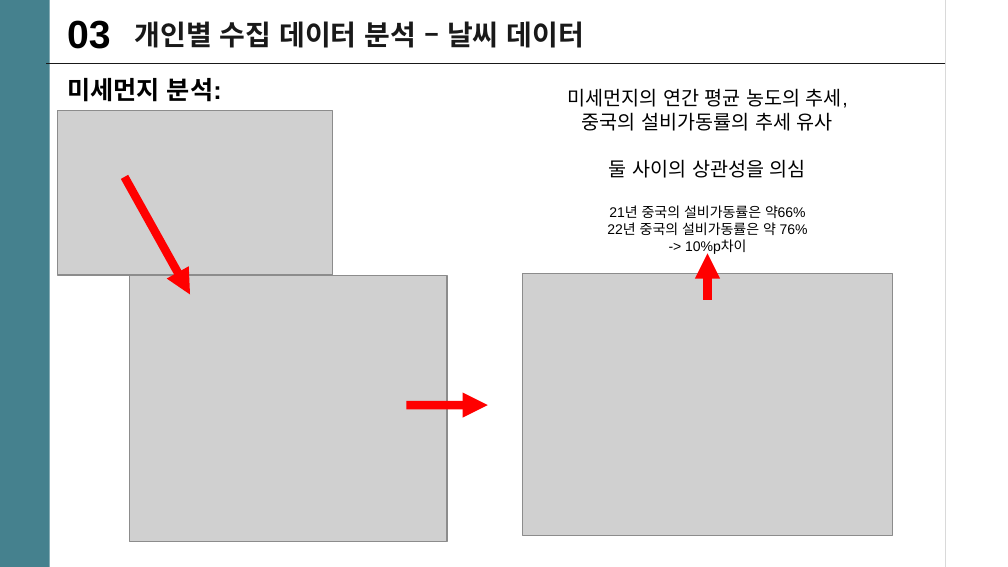
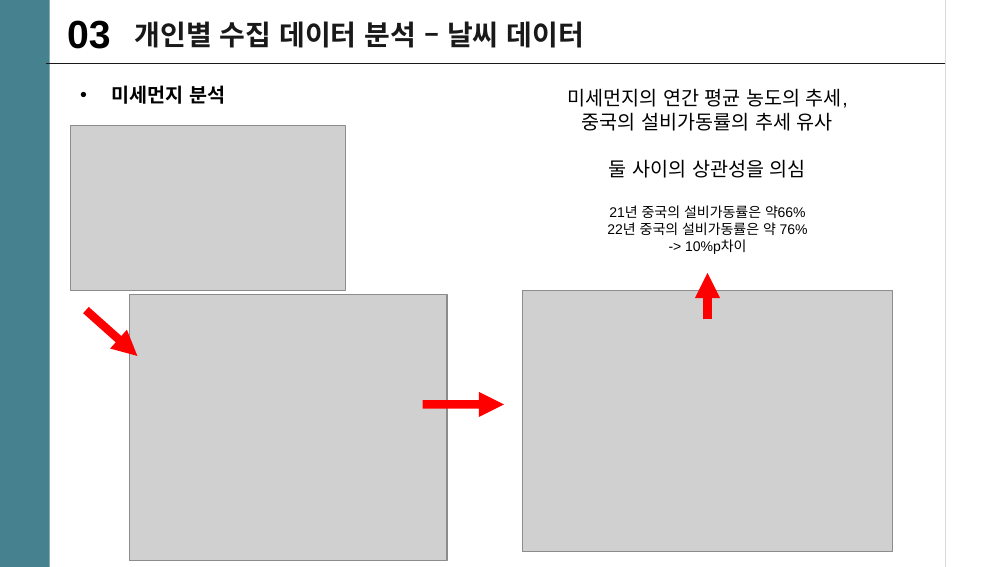
Before and after one commit to mini-project-y/1st_mini_project, a slide deck: slide 19 of Mook/PJT_유현수_수정본.pptx (slide 24 before the commit). Drawn at 1008x567 pixels with LibreOffice and Linux fonts; fonts in the diff are those of the drawing; grey boxes stand for pictures. Boxes give left, top, right and bottom in pixels: in the first picture for what was removed or moved away, otherwise in the second. Text is boxed around its words. In the diff, an @@ line names an element or a change of style, - is before the commit and + after.

```diff
--- a/Mook/PJT_유현수_수정본.pptx
+++ b/Mook/PJT_유현수_수정본.pptx
@@ text at (112, 85, 225, 104): text changed; size 18 to 14 pt @@
-미세먼지 분석:
+• 미세먼지 분석
@@ picture: place and size @@
-picture at (57, 110, 333, 275)
+picture at (71, 126, 346, 291)
@@ picture: place and size @@
-picture at (129, 275, 447, 541)
+picture at (129, 294, 447, 560)
@@ picture: place and size @@
-picture at (523, 274, 892, 535)
+picture at (523, 290, 892, 551)
@@ arrow moved from (708, 299) - (708, 253) to (708, 320) - (708, 273) @@
@@ arrow moved from (125, 176) - (191, 294) to (86, 310) - (137, 356) @@
@@ arrow moved from (406, 405) - (488, 405) to (422, 404) - (504, 404) @@
```
Also in this commit, not shown: 14 other slides changed, 6 slides added, 5 slides removed.
